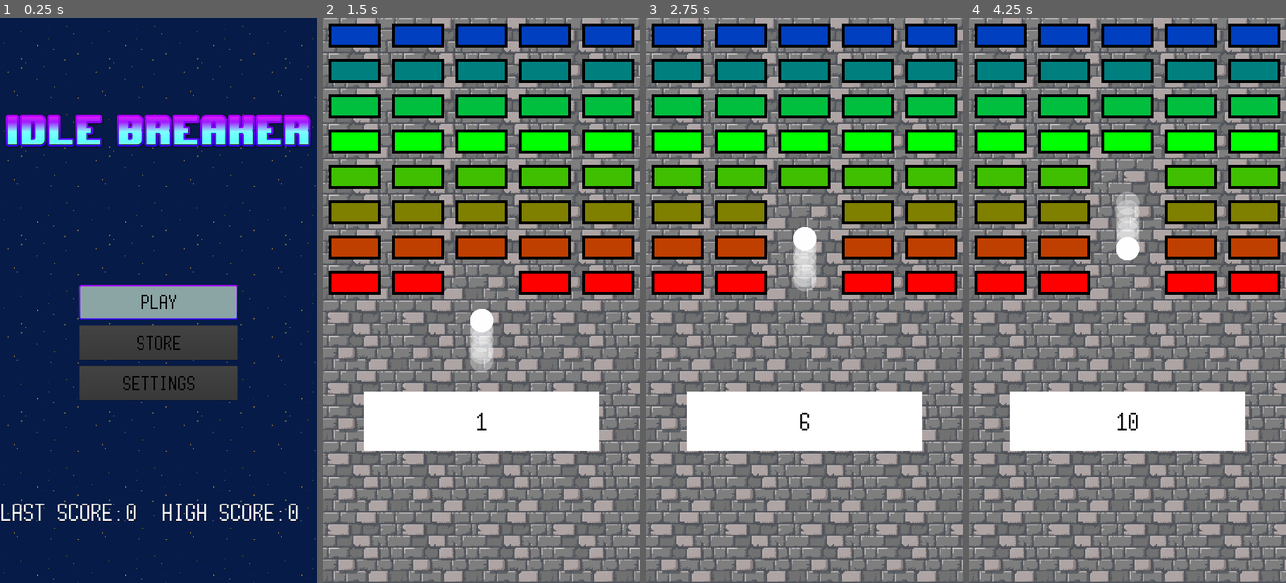
Above: before the commit, frames 1-4 (left to right).
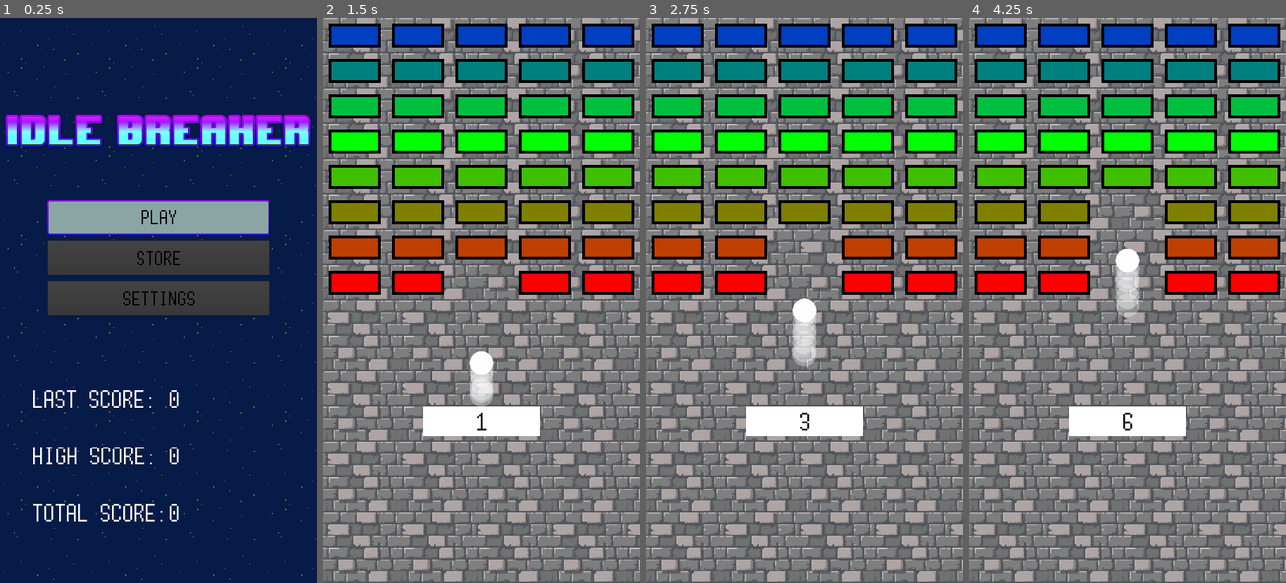
Above: after the commit, the same moments.

Repository: Thallium204/Breakout
Game: Godot game, scene res://Scenes/Menu.tscn
Two runs of this game, one before a commit and one after it. Both use one fixed random seed, a clock stepped at 60 frames per second and the inputs below. Sound files missing from this copy of the repository are replaced by a short silence.
Inputs (mouse positions are in pixels of both pictures, inside the frame that each line leads up to):
- Up to frame 1 (0.25 s): no input
- Up to frame 2 (1.5 s): click "Play" at 0.5 s; move the mouse to (551, 272) at 1.27 s
- Up to frame 3 (2.75 s): move the mouse to (741, 328) at 2.02 s
- Up to frame 4 (4.25 s): move the mouse to (1159, 176) at 2.77 s; move the mouse to (1111, 413) at 3.52 s

The runs differ from the first frame. In frame 1, 21% of the frame differs, in the area x 0-94%, y 32-90%; in frame 2, 6.9%; in frame 3, 8.2%; in frame 4, 8.1%.

Commit message:
truly made vertical (ui cleanup)

Diff:
--- a/Scenes/Game.tscn
+++ b/Scenes/Game.tscn
@@ -66,15 +66,16 @@
 "updateCoins",
 ] instance=ExtResource( 5 )]
 position = Vector2( 540, 1370.63 )
-barSize = Vector2( 800, 200 )
+barSize = Vector2( 400, 100 )
 
 [node name="objBall" parent="." instance=ExtResource( 4 )]
 position = Vector2( 540, 1250 )
 
 [node name="popupGameOver" type="PopupDialog" parent="."]
 pause_mode = 2
+anchor_top = 0.2
 anchor_right = 1.0
-anchor_bottom = 1.0
+anchor_bottom = 0.8
 margin_left = 50.0
 margin_top = 50.0
 margin_right = -50.0
@@ -99,10 +100,10 @@
 
 [node name="contScores" parent="popupGameOver" instance=ExtResource( 8 )]
 anchor_top = 0.3
-anchor_bottom = 0.6
+anchor_bottom = 0.7
 
 [node name="contButtons" type="HBoxContainer" parent="popupGameOver"]
-anchor_top = 0.6
+anchor_top = 0.8
 anchor_right = 1.0
 anchor_bottom = 1.0
 margin_left = 20.0
@@ -115,8 +116,8 @@
 }
 
 [node name="btnMenu" type="Button" parent="popupGameOver/contButtons"]
-margin_right = 580.0
-margin_bottom = 372.0
+margin_right = 252.0
+margin_bottom = 190.0
 size_flags_horizontal = 3
 text = "Menu"
 __meta__ = {
@@ -124,9 +125,9 @@
 }
 
 [node name="btnPlayAgain" type="Button" parent="popupGameOver/contButtons"]
-margin_left = 600.0
-margin_right = 1180.0
-margin_bottom = 372.0
+margin_left = 272.0
+margin_right = 668.414
+margin_bottom = 190.0
 size_flags_horizontal = 3
 text = "play again"
 __meta__ = {
@@ -134,9 +135,9 @@
 }
 
 [node name="btnStore" type="Button" parent="popupGameOver/contButtons"]
-margin_left = 1200.0
-margin_right = 1780.0
-margin_bottom = 372.0
+margin_left = 688.0
+margin_right = 940.0
+margin_bottom = 190.0
 size_flags_horizontal = 3
 disabled = true
 text = "Store"
--- a/Scenes/Menu.tscn
+++ b/Scenes/Menu.tscn
@@ -34,10 +34,10 @@
 }
 
 [node name="contButtons" type="VBoxContainer" parent="."]
-anchor_left = 0.25
-anchor_top = 0.4
-anchor_right = 0.75
-anchor_bottom = 0.75
+anchor_left = 0.15
+anchor_top = 0.25
+anchor_right = 0.85
+anchor_bottom = 0.6
 custom_constants/separation = 20
 alignment = 1
 __meta__ = {
@@ -46,7 +46,7 @@
 
 [node name="btnPlay" type="Button" parent="contButtons"]
 margin_top = 137.0
-margin_right = 540.0
+margin_right = 756.0
 margin_bottom = 256.056
 text = "Play"
 __meta__ = {
@@ -55,7 +55,7 @@
 
 [node name="btnStore" type="Button" parent="contButtons"]
 margin_top = 276.0
-margin_right = 540.0
+margin_right = 756.0
 margin_bottom = 395.056
 disabled = true
 text = "Store"
@@ -65,7 +65,7 @@
 
 [node name="btnSettings" type="Button" parent="contButtons"]
 margin_top = 415.0
-margin_right = 540.0
+margin_right = 756.0
 margin_bottom = 534.056
 disabled = true
 text = "Settings"
@@ -74,4 +74,6 @@
 }
 
 [node name="contScores" parent="." instance=ExtResource( 6 )]
+anchor_top = 0.65
+anchor_bottom = 0.9
 [connection signal="pressed" from="contButtons/btnPlay" to="." method="_on_btnPlay_pressed"]
--- a/Scenes/contScores.tscn
+++ b/Scenes/contScores.tscn
@@ -1,62 +1,78 @@
-[gd_scene load_steps=2 format=2]
+[gd_scene load_steps=3 format=2]
 
 [ext_resource path="res://Scripts/contScores.gd" type="Script" id=1]
+[ext_resource path="res://Themes/themeMenu.tres" type="Theme" id=2]
 
-[node name="contScores" type="HBoxContainer"]
+[node name="contScores" type="GridContainer"]
+anchor_left = 0.1
 anchor_top = 0.75
-anchor_right = 1.0
+anchor_right = 0.9
 anchor_bottom = 1.0
-custom_constants/separation = 5
-alignment = 1
+theme = ExtResource( 2 )
+custom_constants/vseparation = 100
+columns = 2
 script = ExtResource( 1 )
 __meta__ = {
 "_edit_use_anchors_": false
 }
 
 [node name="labTextLast" type="Label" parent="."]
-margin_left = 820.0
-margin_top = 128.0
-margin_right = 889.0
-margin_bottom = 142.0
+margin_right = 468.0
+margin_bottom = 93.0
+size_flags_horizontal = 3
+size_flags_vertical = 3
 custom_colors/font_color = Color( 1, 1, 1, 1 )
 text = "Last Score:"
+valign = 1
 
 [node name="labScoreLast" type="Label" parent="."]
-margin_left = 894.0
-margin_top = 128.0
-margin_right = 902.0
-margin_bottom = 142.0
+margin_left = 472.0
+margin_right = 864.0
+margin_bottom = 93.0
+size_flags_horizontal = 3
+size_flags_vertical = 3
 custom_colors/font_color = Color( 1, 1, 1, 1 )
 text = "0"
+valign = 1
 
 [node name="labTextHigh" type="Label" parent="."]
-margin_left = 907.0
-margin_top = 128.0
-margin_right = 987.0
-margin_bottom = 142.0
+margin_top = 193.0
+margin_right = 468.0
+margin_bottom = 286.0
+size_flags_horizontal = 3
+size_flags_vertical = 3
 custom_colors/font_color = Color( 1, 1, 1, 1 )
-text = "  High Score:"
+text = "High Score:"
+valign = 1
 
 [node name="labScoreHigh" type="Label" parent="."]
-margin_left = 992.0
-margin_top = 128.0
-margin_right = 1000.0
-margin_bottom = 142.0
+margin_left = 472.0
+margin_top = 193.0
+margin_right = 864.0
+margin_bottom = 286.0
+size_flags_horizontal = 3
+size_flags_vertical = 3
 custom_colors/font_color = Color( 1, 1, 1, 1 )
 text = "0"
+valign = 1
 
 [node name="labTextTotal" type="Label" parent="."]
-margin_left = 1005.0
-margin_top = 128.0
-margin_right = 1087.0
-margin_bottom = 142.0
+margin_top = 386.0
+margin_right = 468.0
+margin_bottom = 479.0
+size_flags_horizontal = 3
+size_flags_vertical = 3
 custom_colors/font_color = Color( 1, 1, 1, 1 )
-text = "  Total Score:"
+text = "Total Score:"
+valign = 1
 
 [node name="labScoreTotal" type="Label" parent="."]
-margin_left = 1092.0
-margin_top = 128.0
-margin_right = 1100.0
-margin_bottom = 142.0
+margin_left = 472.0
+margin_top = 386.0
+margin_right = 864.0
+margin_bottom = 479.0
+size_flags_horizontal = 3
+size_flags_vertical = 3
 custom_colors/font_color = Color( 1, 1, 1, 1 )
 text = "0"
+valign = 1
--- a/Scripts/contScores.gd
+++ b/Scripts/contScores.gd
@@ -1,4 +1,4 @@
-extends HBoxContainer
+extends GridContainer
 
 func updateUI():
 	get_node("labScoreLast").text = str(Globals.score)
--- a/project.godot
+++ b/project.godot
@@ -27,8 +27,8 @@
 
 window/size/width=1080
 window/size/height=1920
-window/size/test_width=540
-window/size/test_height=960
+window/size/test_width=360
+window/size/test_height=640
 window/handheld/orientation="portrait"
 window/stretch/mode="2d"
 window/stretch/aspect="keep"
